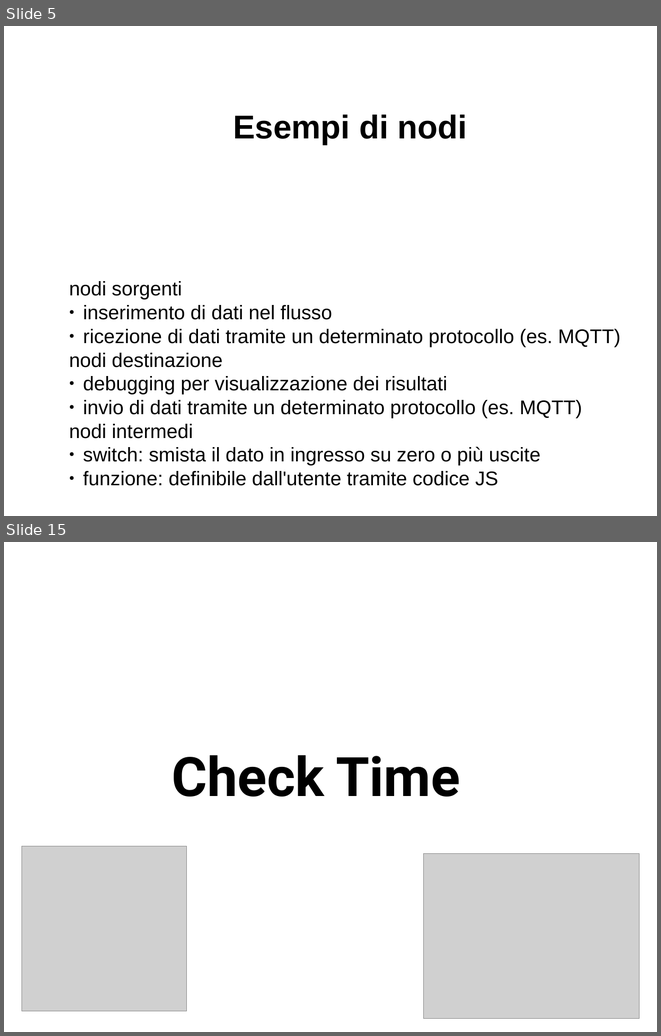
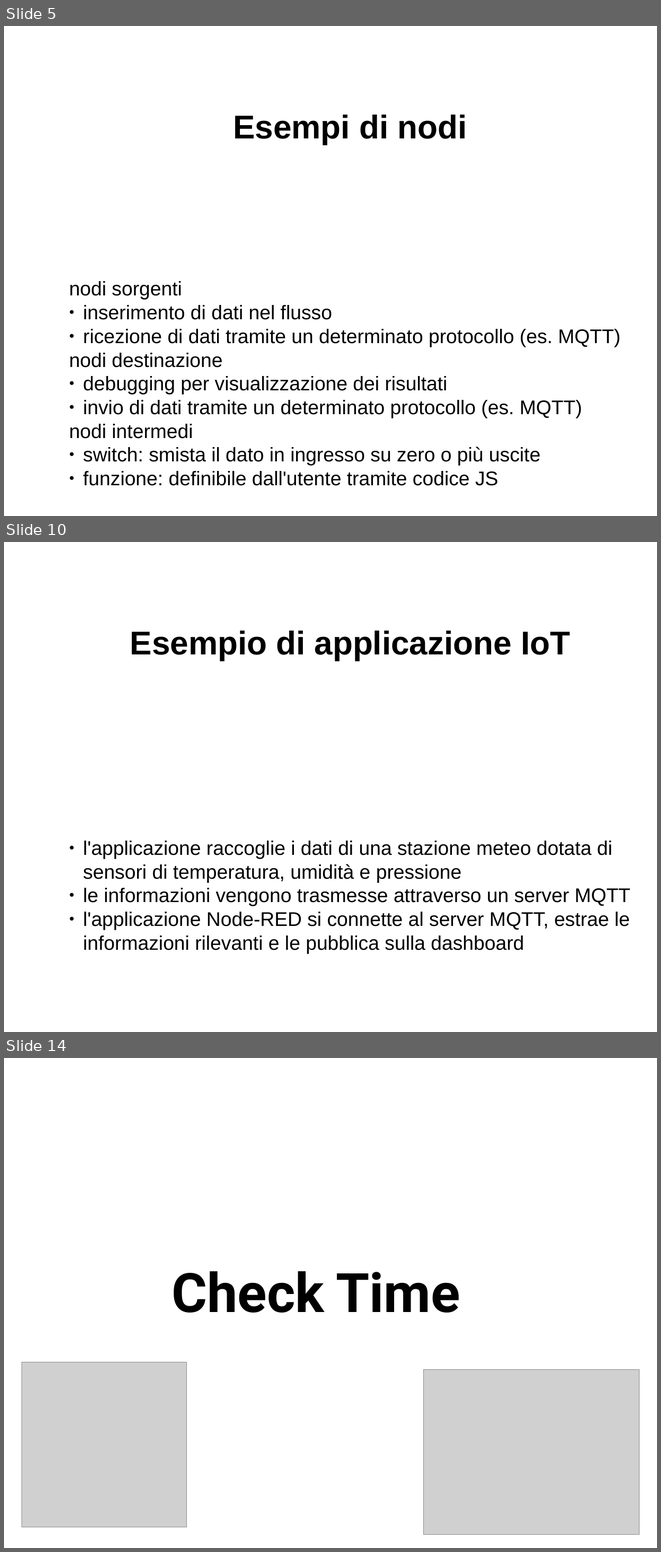
Before and after one commit to davideancona/minicorsiRAISE, a slide deck: iot/NodeRED.odp. Shown one above the other, each under a label of ours: slides 5 and 15 before the commit, slides 5, 10 and 14 after it; the slides between them are not shown. The pictures are 661x1036 and 661x1552 pixels, drawn with LibreOffice and Linux fonts; fonts in the diff are those of the drawing; grey boxes stand for pictures. Boxes give left, top, right and bottom in pixels: in the first picture for what was removed or moved away, otherwise in the second. Text is boxed around its words. In the diff, an @@ line names an element or a change of style, - is before the commit and + after.

```diff
--- a/iot/NodeRED.odp
+++ b/iot/NodeRED.odp
@@ slide 10 added at (x1=4, y1=542, x2=657, y2=1032), background #FFFFFF @@
@@ text added at (x1=130, y1=631, x2=570, y2=661), 40 pt, text #000000, bold @@
+Esempio di applicazione IoT
@@ text added at (x1=83, y1=840, x2=630, y2=954), 24 pt, text #000000 @@
+● l'applicazione raccoglie i dati di una stazione meteo dotata di sensori di temperatura, umidità e pressione
+● le informazioni vengono trasmesse attraverso un server MQTT
+● l'applicazione Node-RED si connette al server MQTT, estrae le informazioni rilevanti e le pubblica sulla dashboard
@@ what was slide 15 is now slide 14 @@
```
Also in this commit, not shown: 3 slides changed, 4 other slides added, 6 slides removed, 2 other files.
